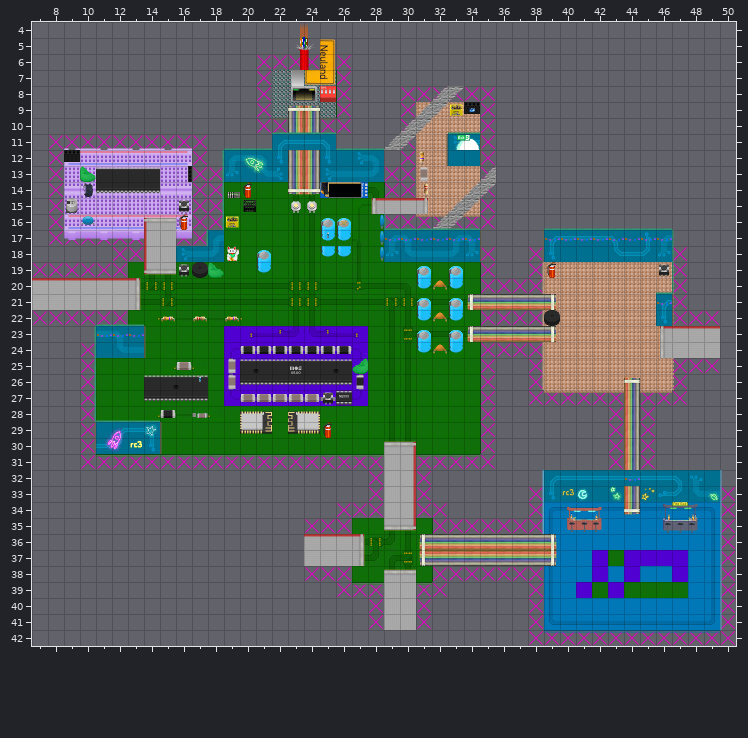
One commit to this Tiled map (JSON): src/maps/lobby.json. Above is the file before it was changed.
Cells are 32x32 px. Shown: x 7..50, y 4..42. Not drawn, because the pictures are missing: unchanged layer "Objects_Top".
New version:
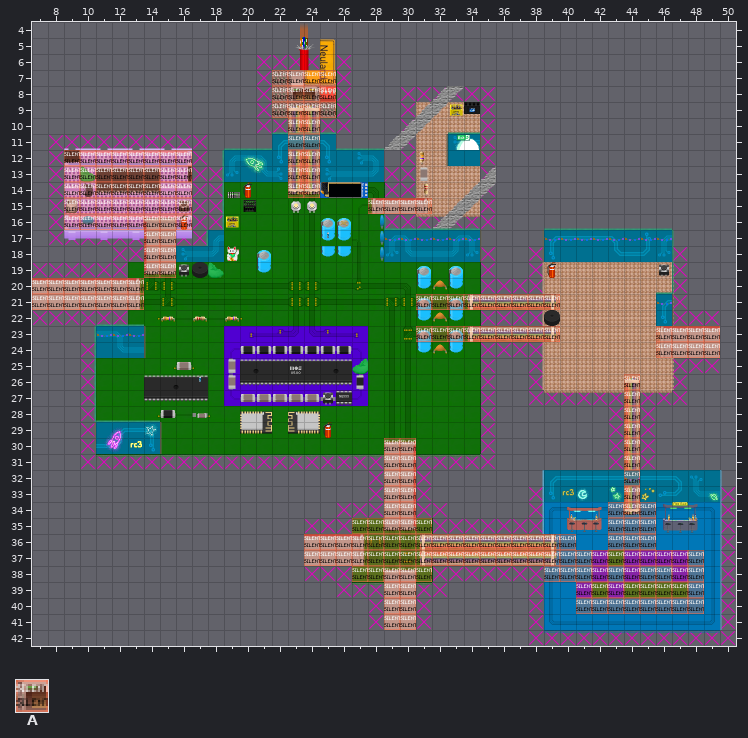
Key: from "mapUtilities": A 4.
_ is an empty cell.
Tiles of an added or newly shown layer are drawn over the layers below it.
See-through tiles are keyed as they look on the map.
From the commit log: rm test_exit layer
From old to new:
Layer "silent" (now shown):
y 7..9: x 22..25 ____ -> AAAA
y 10..11: x 23..24 __ -> AA
y 12..14: x 9..16 ________ -> AAAAAAAA; x 23..24 __ -> AA
y 15: x 9..16 ________ -> AAAAAAAA; x 28..31 ____ -> AAAA
y 16: x 9..16 ________ -> AAAAAAAA
y 17..19: x 14..15 __ -> AA
y 20: x 7..13 _______ -> AAAAAAA
y 21: x 7..13 _______ -> AAAAAAA; x 31..39 _________ -> AAAAAAAAA
y 23: x 31..39 _________ -> AAAAAAAAA; x 46..49 ____ -> AAAA
y 24: x 46..49 ____ -> AAAA
y 26..29: x 44 _ -> A
y 30..33: x 29..30 __ -> AA; x 44 _ -> A
y 34: x 29..30 __ -> AA; x 43..45 ___ -> AAA
y 35: x 27..31 _____ -> AAAAA; x 43..45 ___ -> AAA
y 36: x 24..40 _________________ -> AAAAAAAAAAAAAAAAA; x 43..45 ___ -> AAA
y 37: x 24..48 _________________________ -> AAAAAAAAAAAAAAAAAAAAAAAAA
y 38: x 27..31 _____ -> AAAAA; x 39..48 __________ -> AAAAAAAAAA
y 39..40: x 29..30 __ -> AA; x 41..48 ________ -> AAAAAAAA
y 41: x 29..30 __ -> AA
Pixel boxes of the changes (left, top, right, bottom) in both pictures:
added: (272, 70, 336, 198)
added: (32, 150, 192, 310)
added: (368, 198, 432, 214)
added: (416, 294, 560, 310)
added: (416, 326, 560, 342)
added: (656, 326, 720, 358)
added: (304, 374, 704, 630)
